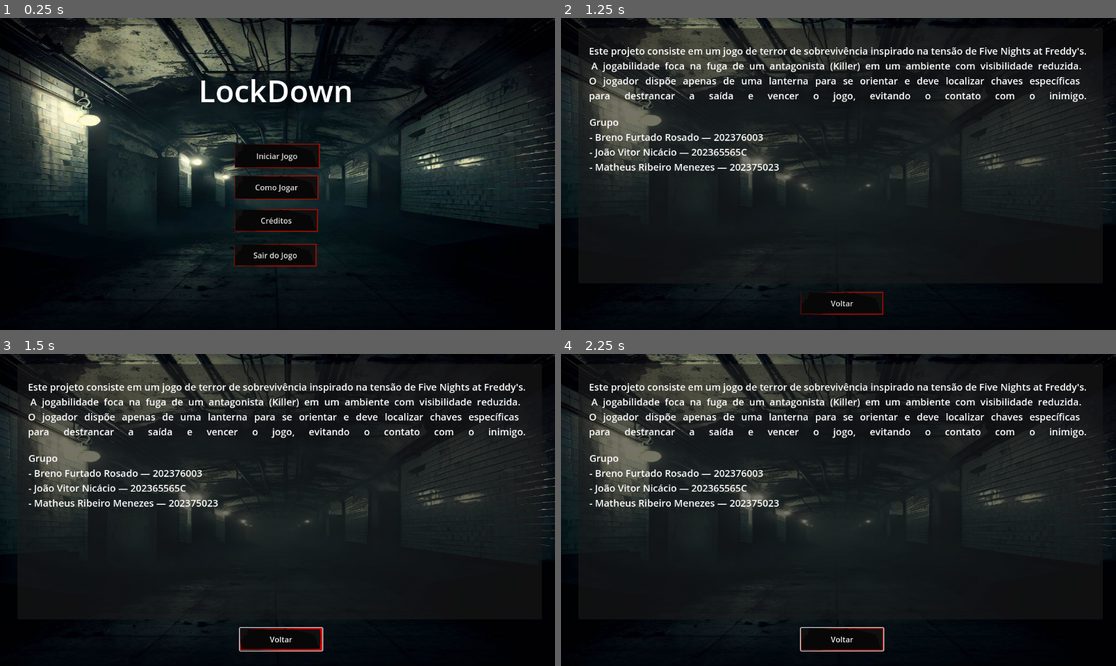
Above: before the commit, frames 1-4 (two rows, left to right).
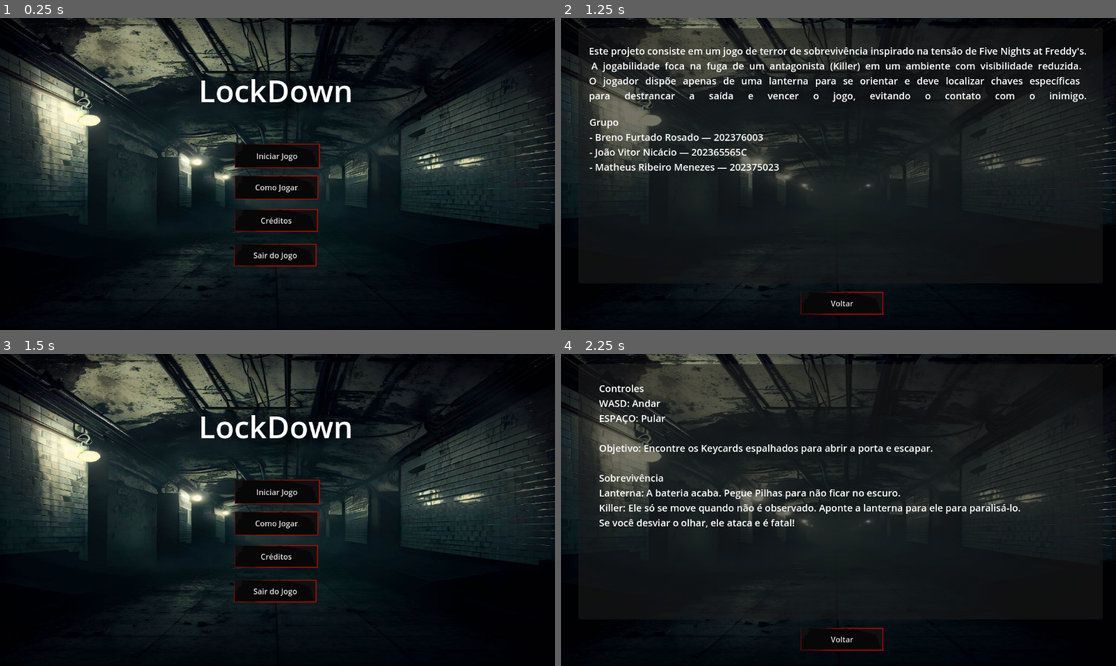
Above: after the commit, the same moments.

Repository: MatheusRM1/lockdown
Game: Godot game, scene res://scenes/main_page.tscn
Same seed, same stepped clock (60 frames per second), same inputs: the game is played once before the commit and once after it.
Inputs (mouse positions are in pixels of both pictures, inside the frame that each line leads up to):
- Up to frame 1 (0.25 s): no input
- Up to frame 2 (1.25 s): click "Créditos" at 0.5 s
- Up to frame 3 (1.5 s): click "Voltar" at 1.25 s
- Up to frame 4 (2.25 s): click (838, 522) at 2 s, where only the run after the commit has a clickable "Como Jogar"

Frames 1-2 are identical in both runs. In frame 3, 16% of the frame differs, in the area x 3-98%, y 3-96%; in frame 4, 7.5%.

Commit message:
tirando assets

Diff:
--- a/project.godot
+++ b/project.godot
@@ -21,6 +21,11 @@
 
 [input]
 
+ui_accept={
+"deadzone": 0.5,
+"events": [Object(InputEventKey,"resource_local_to_scene":false,"resource_name":"","device":0,"window_id":0,"alt_pressed":false,"shift_pressed":false,"ctrl_pressed":false,"meta_pressed":false,"pressed":false,"keycode":0,"physical_keycode":32,"key_label":0,"unicode":0,"location":0,"echo":false,"script":null)
+]
+}
 ui_left={
 "deadzone": 0.5,
 "events": [Object(InputEventKey,"resource_local_to_scene":false,"resource_name":"","device":0,"window_id":0,"alt_presse …(189 unchanged characters)…
@@ -41,11 +46,6 @@
 "events": [Object(InputEventKey,"resource_local_to_scene":false,"resource_name":"","device":0,"window_id":0,"alt_presse …(189 unchanged characters)…
 ]
 }
-ui_accept={
-"deadzone": 0.5,
-"events": [Object(InputEventKey,"resource_local_to_scene":false,"resource_name":"","device":0,"window_id":0,"alt_pressed":false,"shift_pressed":false,"ctrl_pressed":false,"meta_pressed":false,"pressed":false,"keycode":0,"physical_keycode":32,"key_label":0,"unicode":0,"location":0,"echo":false,"script":null)
-]
-}
 ui_shift={
 "deadzone": 0.5,
 "events": [Object(InputEventKey,"resource_local_to_scene":false,"resource_name":"","device":0,"window_id":0,"alt_presse …(194 unchanged characters)…
--- a/script/credits.gd
+++ b/script/credits.gd
@@ -4,7 +4,7 @@
 	$back.pressed.connect(_on_back_pressed)
 
 func _on_back_pressed():
-	var previous = "res://main_page.tscn"
+	var previous = "res://scenes/main_page.tscn"
 	if GameState:
 		previous = GameState.get_previous_scene()
 	get_tree().change_scene_to_file(previous)
--- a/script/main_page.gd
+++ b/script/main_page.gd
@@ -14,7 +14,7 @@
 
 func _on_credits_pressed():
 	if GameState:
-		GameState.set_previous_scene("res://main_page.tscn")
+		GameState.set_previous_scene("res://scenes/main_page.tscn")
 	get_tree().change_scene_to_file("res://scenes/credits.tscn")
 
 func _on_exit_pressed():
Binary file removed: assets/Doctor/Doctor/Doctor texture.png
Not shown, removed: assets/Doctor/Doctor/Doctor texture.png.import
Not shown, removed: assets/Doctor/Doctor/Doctor.fbx.import
Binary file removed: assets/Doctor/Doctor/Doctor_0.png
Not shown, removed: assets/Doctor/Doctor/Doctor_0.png.import
Binary file removed: assets/Ui/Frame/Frame_background.png
Not shown, removed: assets/Ui/Frame/Frame_background.png.import
Binary file removed: assets/Ui/Frame/Frame_main_menu.png
Not shown, removed: assets/Ui/Frame/Frame_main_menu.png.import
Binary file removed: assets/Ui/Frame/Frame_main_menu_red.png
Not shown, removed: assets/Ui/Frame/Frame_main_menu_red.png.import
Binary file removed: assets/Ui/Frame/Frame_outline.png
(and 135 more such lines)
